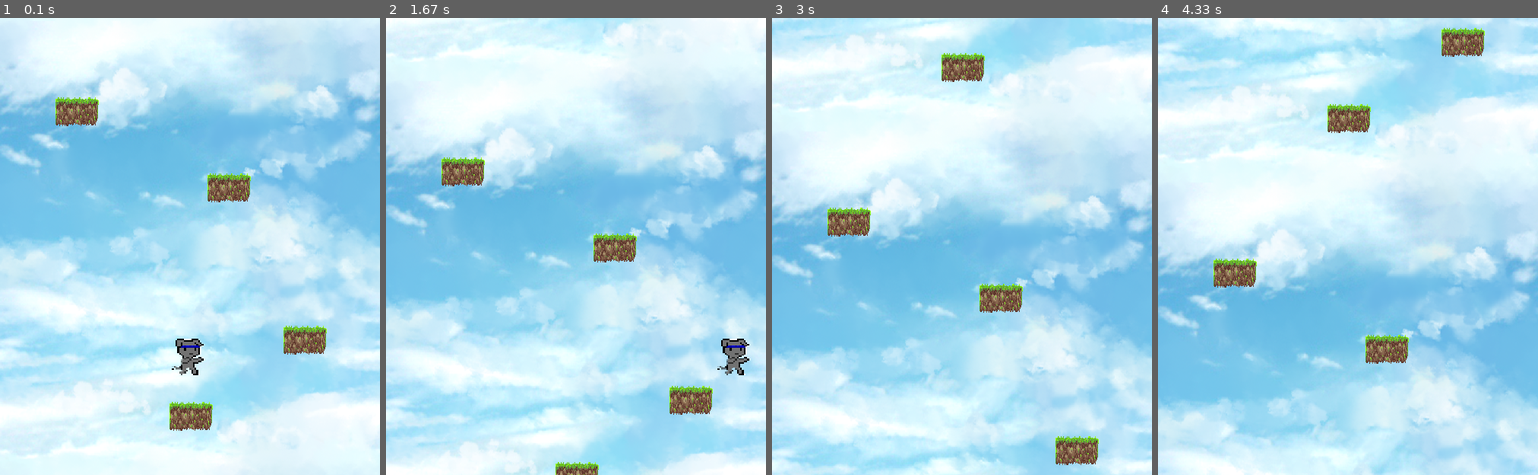
Above: before the commit, frames 1-4 (left to right).
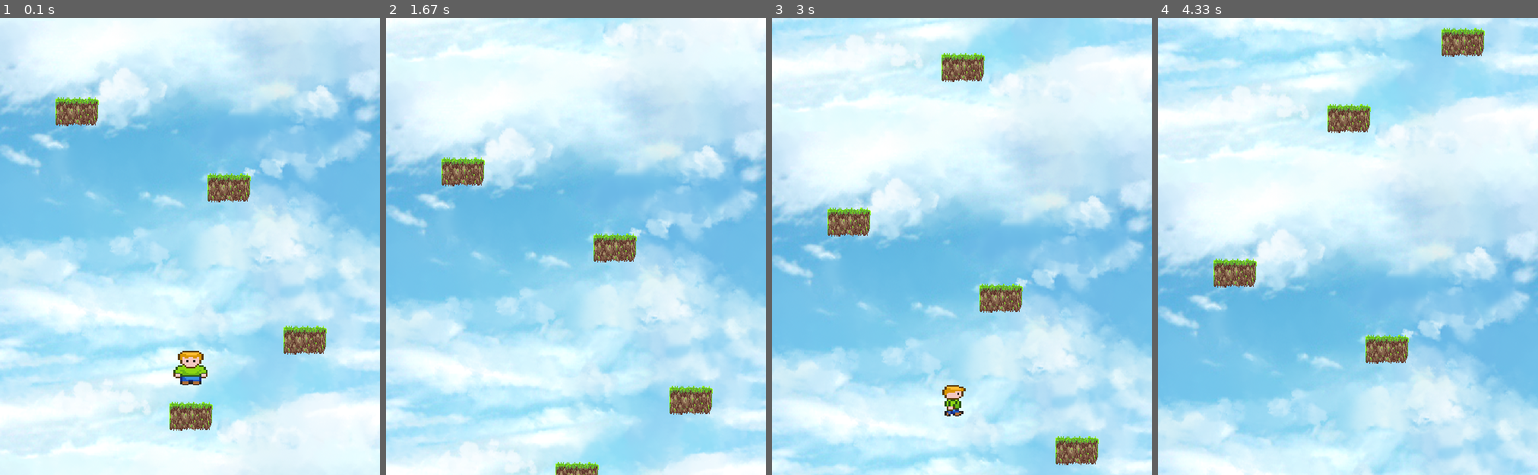
Above: after the commit, the same moments.

Repository: ykarodeandrade/projeto.pygame
Game: pygame game, started from inicio.py
The game is run twice, just before and just after one commit, with the same random seed, the same clock (stepped at 60 frames per second) and the same inputs.
Inputs:
- Up to frame 1 (0.1 s): no input
- Up to frame 2 (1.67 s): tap Space at 0.33, 0.73, 1.03, 1.23, 1.53 s; hold Right 0.67-1.13 s; hold Right 1.17-1.63 s
- Up to frame 3 (3 s): hold Left 1.67-2.2 s; tap Space at 1.73, 2.03, 2.3, 2.6, 2.73 s; hold Left 2.23-2.63 s; hold Right from 2.67 s (still down)
- Up to frame 4 (4.33 s): tap Space at 3.03 s; release Right at 3.3 s

The runs differ from the first frame. In frame 1, 0.7% of the frame differs, in the area x 45-55%, y 70-81%; in frame 2, 0.4%; in frame 3, 0.3%; in frame 4, nothing differs.

Commit message:
Implementando animações do personagem

Diff:
--- a/inicio.py
+++ b/inicio.py
@@ -16,15 +16,15 @@
 # ----- Inicia assets
 BLOCO_LARGURA = 85
 BLOCO_ALTURA = 38
-DOG_LARGURA = 80
-DOG_ALTURA = 80
+DOG_LARGURA = 180
+DOG_ALTURA = 180
 font = pygame.font.SysFont('Algerian', 48)
 text1 = font.render('TESTANDO', True, (255, 0, 0))
 background = pygame.image.load('img/ceu.png').convert_alpha()
 background= pygame.transform.scale(background, (LARGURA, ALTURA))
 bloco_img = pygame.image.load('img/blocks.png').convert_alpha()
 bloco_img = pygame.transform.scale(bloco_img, (BLOCO_LARGURA, BLOCO_ALTURA))
-dog_img = pygame.image.load('img/dogremove.png').convert_alpha()
+dog_img = pygame.image.load('img/personagem.png').convert_alpha()
 dog_img = pygame.transform.scale(dog_img, (DOG_LARGURA, DOG_ALTURA))
 
 # Define a aceleração da gravidade
@@ -35,9 +35,36 @@
 GROUND = ALTURA * 5 // 6
 
 # Define estados possíveis do jogador
-STILL = 0
-JUMPING = 1
-FALLING = 2
+STILL = 0            #constante
+JUMPING = 1          #pulando
+FALLING = 2          #caindo
+WALKING_RIGTH = 3    #andando para direita
+WALKING_LEFT = 4     #andando para esquerda
+
+# Recebe uma imagem de sprite sheet e retorna uma lista de imagens.
+# É necessário definir quantos sprites estão presentes em cada linha e coluna.
+# Essa função assume que os sprites no sprite sheet possuem todos o mesmo tamanho.
+def load_spritesheet(spritesheet, rows, columns):
+    # Calcula a largura e altura de cada sprite.
+    sprite_width = spritesheet.get_width() // columns
+    sprite_height = spritesheet.get_height() // rows
+
+    # Percorre todos os sprites adicionando em uma lista.
+    sprites = []
+    for row in range(rows):
+        for column in range(columns):
+            # Calcula posição do sprite atual
+            x = column * sprite_width
+            y = row * sprite_height
+            # Define o retângulo que contém o sprite atual
+            dest_rect = pygame.Rect(x, y, sprite_width, sprite_height)
+
+            # Cria uma imagem vazia do tamanho do sprite
+            image = pygame.Surface((sprite_width, sprite_height), pygame.SRCALPHA)
+            # Copia o sprite atual (do spritesheet) na imagem
+            image.blit(spritesheet, (0, 0), dest_rect)
+            sprites.append(image)
+    return sprites
 
 # ----- Inicia estruturas de dados
 # Definindo os novos tipos
@@ -45,11 +72,26 @@
     def __init__(self, img, blocos):
         # Construtor da classe mãe (Sprite).
         pygame.sprite.Sprite.__init__(self)
-
-# Define estado atual
+        # Define sequências de sprites de cada animação
+        spritesheet = load_spritesheet(img, 4, 4)
+        self.animations = {
+            STILL: spritesheet[0:4],                #constante
+            WALKING_RIGTH: spritesheet[4:8],        #andando
+            WALKING_LEFT:  spritesheet[8:12],
+            JUMPING: spritesheet[0:1],              #pulando
+            FALLING: spritesheet[0:1],
+        }
+
+        # Define estado atual
         # Usamos o estado para decidir se o jogador pode ou não pular
+        self.animacao=STILL
         self.state = STILL
-        self.image = img
+        # Define animação atual
+        self.animation = self.animations[self.animacao]
+        # Inicializa o primeiro quadro da animação
+        self.frame = 0
+        self.image = self.animation[self.frame]
+        #self.image = img
         self.rect = self.image.get_rect()
         self.rect.centerx = LARGURA / 2
         self.rect.bottom = ALTURA - (100+BLOCO_ALTURA)
@@ -57,12 +99,43 @@
         self.speedy = 0
         self.platforms = blocos
         self.highest_y = self.rect.bottom
+        # Guarda o tick da primeira imagem
+        self.last_update = pygame.time.get_ticks()
+        # Controle de ticks de animação: troca de imagem a cada self.frame_ticks milissegundos.
+        self.frame_ticks = 300
 
 
 
     def update(self):
-        # Atualização da posição da nave
-        self.rect.x += self.speedx
+        # Verifica o tick atual.
+        now = pygame.time.get_ticks()
+
+        # Verifica quantos ticks se passaram desde a ultima mudança de frame.
+        elapsed_ticks = now - self.last_update
+
+        # Se já está na hora de mudar de imagem...
+        if elapsed_ticks > self.frame_ticks:
+
+            # Marca o tick da nova imagem.
+            self.last_update = now
+
+            # Avança um quadro.
+            self.frame += 1
+
+            # Atualiza animação atual
+            self.animation = self.animations[self.animacao]
+            # Reinicia a animação caso o índice da imagem atual seja inválido
+            if self.frame >= len(self.animation):
+                self.frame = 0
+
+            # Armazena a posição do centro da imagem
+            center = self.rect.center
+            # Atualiza imagem atual
+            self.image = self.animation[self.frame]
+            # Atualiza os detalhes de posicionamento
+            self.rect = self.image.get_rect()
+            self.rect.center = center
+
         # self.rect.y += self.speedy
         self.speedy += GRAVITY
         # Atualiza o estado para caindo
@@ -180,27 +253,30 @@
         if event.type == pygame.QUIT:
             game = False
         if event.type == pygame.KEYDOWN:
+            if event.key == pygame.K_SPACE: #or event.key == pygame.K_UP:
+                player.jump()
+                #score+=100
+
             # Dependendo da tecla, altera a velocidade.
             if event.key == pygame.K_LEFT:
+                player.animacao = WALKING_LEFT
                 player.speedx -= 8
             if event.key == pygame.K_RIGHT:
+                player.animacao = WALKING_RIGTH
                 player.speedx += 8
-            # if event.key == pygame.K_SPACE:
-            #     player.speedy += -8
-        # Verifica se soltou alguma tecla.
+            # Verifica se soltou alguma tecla.
         if event.type == pygame.KEYUP:
             # Dependendo da tecla, altera a velocidade.
             if event.key == pygame.K_LEFT:
                 player.speedx += 8
+                player.state = STILL
             if event.key == pygame.K_RIGHT:
                 player.speedx -= 8
-            # if event.key == pygame.K_SPACE:
-            #     player.speedy += 16
-         # Verifica se soltou alguma tecla.
-        if event.type == pygame.KEYDOWN:
-            # Dependendo da tecla, altera o estado do jogador.
-            if event.key == pygame.K_SPACE: #or event.key == pygame.K_UP:
-                player.jump()
+                player.state = STILL
+        # if event.type == pygame.KEYDOWN:
+        #     # Dependendo da tecla, altera o estado do jogador.
+        #     if event.key == pygame.K_SPACE: #or event.key == pygame.K_UP:
+        #         player.jump()
 
     background_x+=background_speedx
     background_y+=background_speedy
Binary file added: img/personagem.png
